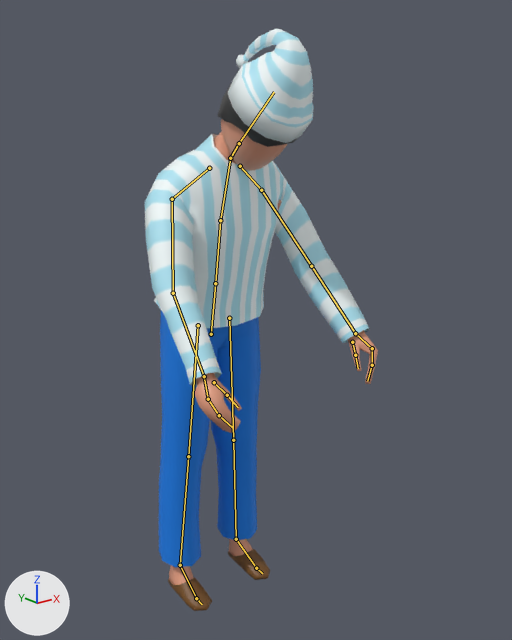
The Blender file game/Blend/character.blend as it was, and as the next commit left it.
The view is the same before and after, from a 50 mm camera at (-1.198, -1.718, 1.586) aimed at (0.088, -0.111, 0.943). The axes (+X, +Y, +Z) are drawn at lower left. The lights are the same throughout. Both versions are drawn at frame 49 of the action 'Jump'; the numbers are the values there. The bones that bend it are drawn over the model as lines.

The first picture shows 'Cuerpo', 'Pelo', 'Zapato', 'gorro', 'pantalones', 'polera'.
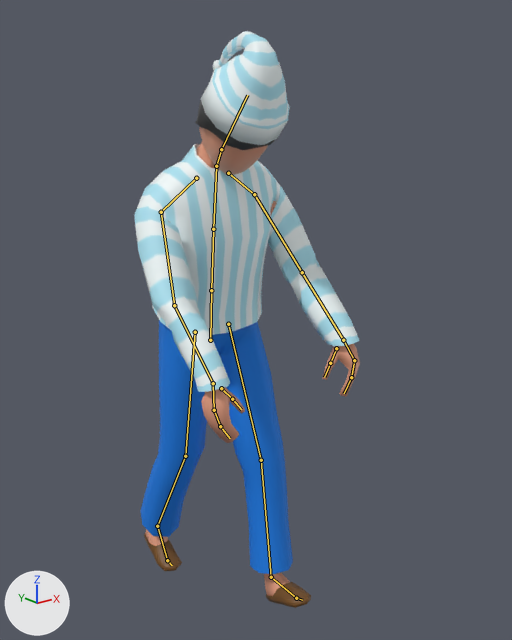
Location of each change, (x1, y1, x2, y2) in pixels of the pictures (512 x 640 px):
'polera', posed
    before: (145, 134, 369, 386)
    after: (134, 144, 360, 392)
'pantalones', posed (49% wider)
    before: (159, 310, 261, 567)
    after: (141, 320, 293, 574)
'gorro', posed
    before: (228, 29, 314, 143)
    after: (201, 31, 290, 145)
'Cuerpo', posed
    before: (169, 119, 378, 585)
    after: (145, 127, 360, 597)
'Zapato', posed (63% wider, 19% taller)
    before: (168, 549, 270, 611)
    after: (144, 534, 311, 608)
'Pelo', posed
    before: (217, 83, 297, 147)
    after: (195, 89, 276, 150)
bone 'Caderas', root to tip
    before: (211, 334) to (215, 283)
    after: (210, 340) to (211, 290)
bone 'Estomago', root to tip
    before: (215, 283) to (220, 220)
    after: (211, 290) to (213, 229)
bone 'Pecho', root to tip
    before: (220, 220) to (230, 158)
    after: (213, 229) to (216, 166)
bone 'Cuello', root to tip
    before: (230, 158) to (239, 143)
    after: (216, 166) to (221, 149)
bone 'Cabeza', root to tip
    before: (239, 143) to (274, 92)
    after: (221, 149) to (247, 95)
bone 'brazo.L', root to tip
    before: (261, 190) to (311, 266)
    after: (254, 194) to (302, 272)
bone 'antebrazo.L', root to tip
    before: (311, 266) to (355, 333)
    after: (302, 272) to (343, 340)
bone 'mano.L', root to tip
    before: (355, 333) to (372, 348)
    after: (343, 340) to (354, 360)
bone 'dedos01.L', root to tip
    before: (372, 348) to (372, 365)
    after: (354, 360) to (351, 377)
bone 'pulgar01.L', root to tip
    before: (352, 342) to (355, 355)
    after: (336, 348) to (330, 363)
bone 'brazo.R', root to tip
    before: (172, 199) to (173, 293)
    after: (161, 212) to (174, 305)
bone 'antebrazo.R', root to tip
    before: (173, 293) to (204, 376)
    after: (174, 305) to (213, 383)
bone 'mano.R', root to tip
    before: (204, 376) to (208, 399)
    after: (213, 383) to (214, 410)
bone 'dedos01.R', root to tip
    before: (208, 399) to (219, 415)
    after: (214, 410) to (220, 426)
bone 'pulgar01.R', root to tip
    before: (214, 382) to (227, 395)
    after: (221, 388) to (232, 399)
bone 'dedosPie.R', root to tip
    before: (196, 598) to (202, 604)
    after: (167, 560) to (172, 565)

The change in detail:
Bone 'Caderas' (bone_caderas) moves from (0.0, 0.0, 0.0) to (0.0, -0.022, -0.003).
Bone 'Caderas' (bone_caderas) turns from (5, 0, 0) to (4, -5, 3) degrees about its own x, y and z.
Bone 'Estomago' (bone_estomago) turns from (8, 0, 0) to (10, -1, 0) degrees about its own x, y and z.
Bone 'Pecho' (bone_pecho) turns from (8, 0, 0) to (3, 3, 1) degrees about its own x, y and z.
Bone 'Cuello' (bone_cuello) turns from (7, 0, 0) to (0, 0, 0) degrees about its own x, y and z.
Bone 'Cabeza' (bone_cabeza) turns from (20, 0, 0) to (27, -2, -2) degrees about its own x, y and z.
Bone 'brazo.L' (bone_brazo_l) turns from (46, -3, -1) to (51, -10, -24) degrees about its own x, y and z.
Bone 'antebrazo.L' (bone_antebrazo_l) turns from (0, 29, 4) to (-7, 61, -6) degrees about its own x, y and z.
Bone 'mano.L' (bone_mano_l) turns from (0, 0, 0) to (-17, 7, -31) degrees about its own x, y and z.
Bone 'dedos01.L' (bone_dedos01_l) turns from (0, 0, 0) to (1, 4, 14) degrees about its own x, y and z.
Bone 'pulgar01.L' (bone_pulgar01_l) turns from (0, 0, 0) to (2, -6, -8) degrees about its own x, y and z.
Bone 'brazo.R' (bone_brazo_r) turns from (46, 3, 1) to (51, 14, 21) degrees about its own x, y and z.
Bone 'antebrazo.R' (bone_antebrazo_r) turns from (0, -29, -4) to (-7, -61, 6) degrees about its own x, y and z.
Bone 'mano.R' (bone_mano_r) turns from (0, 0, 0) to (-17, 2, 30) degrees about its own x, y and z.
Bone 'dedos01.R' (bone_dedos01_r) turns from (0, 0, 0) to (1, -4, -14) degrees about its own x, y and z.
Bone 'pulgar01.R' (bone_pulgar01_r) turns from (0, 0, 0) to (2, 6, 8) degrees about its own x, y and z.
Bone 'dedosPie.R' (bone_dedospie_r) turns from (0, 0, 0) to (23, 1, 0) degrees about its own x, y and z.
Bone 'Leg IK.L' (bone_leg_ik_l) moves from (0.0, 0.0, 0.0) to (0.04, -0.244, 0.008).
Bone 'Leg IK.L' (bone_leg_ik_l) turns from (0, 0, 0) to (29, 0, 0) degrees about its own x, y and z.
Bone 'Leg IK.R' (bone_leg_ik_r) moves from (0.0, 0.0, 0.0) to (-0.04, 0.208, -0.039).
Bone 'Leg IK.R' (bone_leg_ik_r) turns from (0, 0, 0) to (-18, 0, 0) degrees about its own x, y and z.
